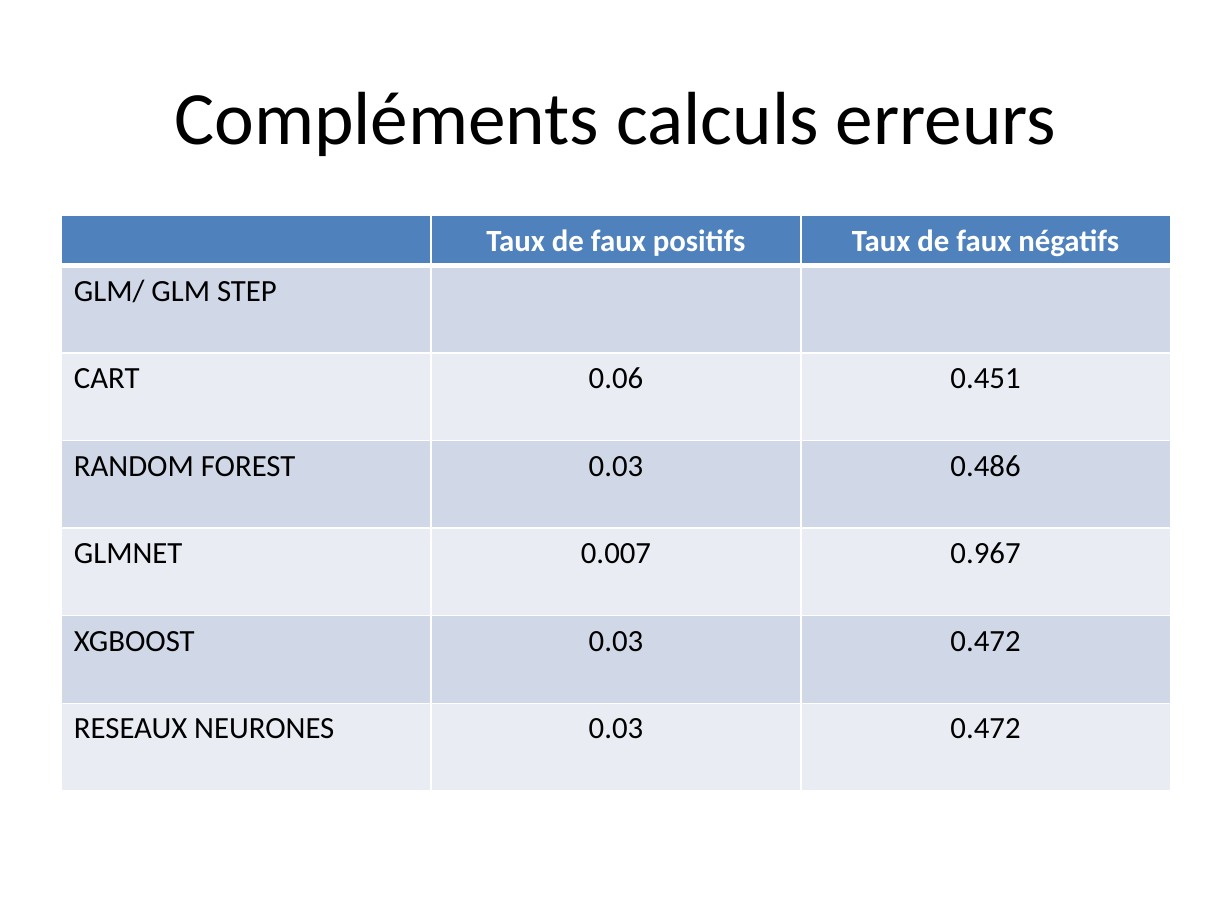
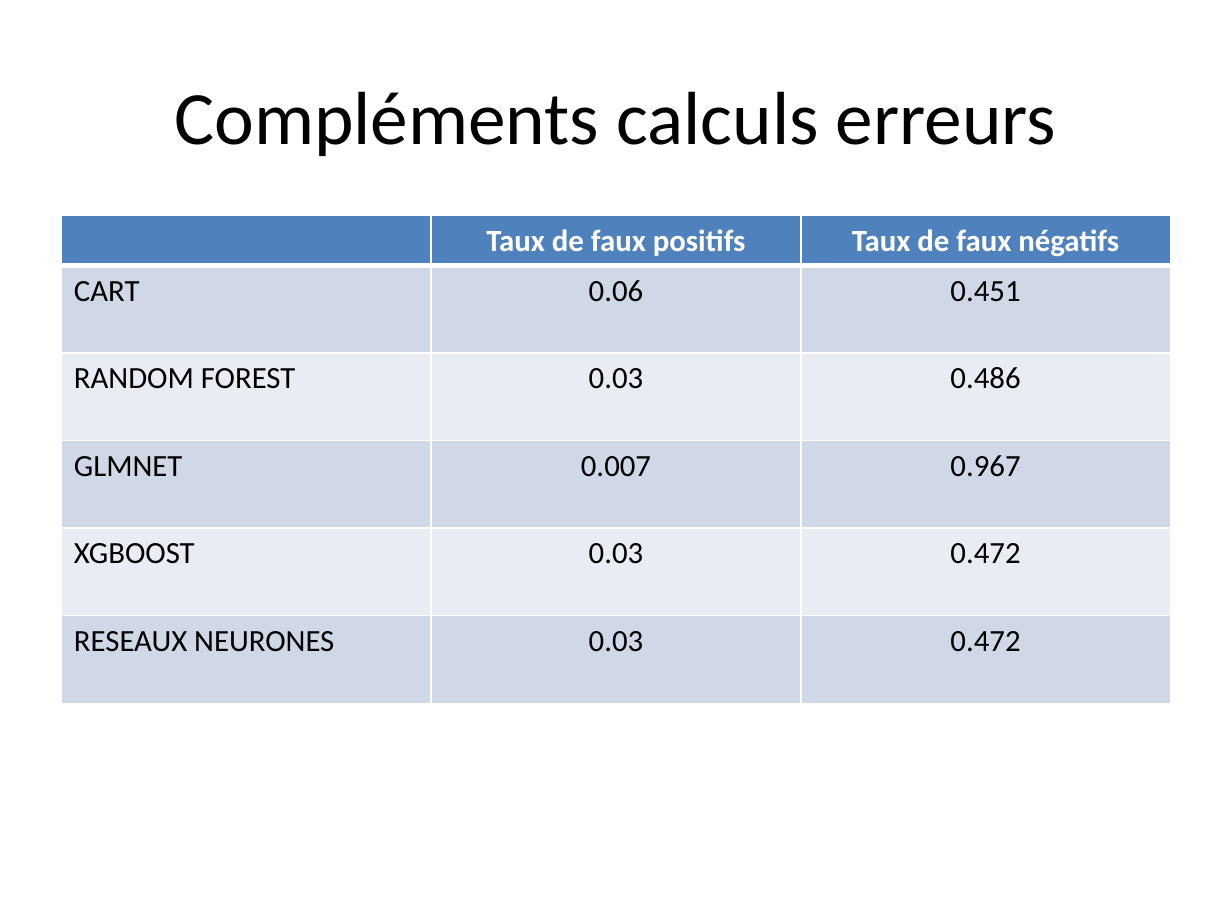
Before and after one commit to datasciences1/aact, a slide deck: slide 13 of presentation-projet.pptx. Drawn at 1232x924 pixels with LibreOffice and Linux fonts; fonts in the diff are those of the drawing; background and template pictures are left out. Boxes give left, top, right and bottom in pixels: in the first picture for what was removed or moved away, otherwise in the second. Text is boxed around its words. In the diff, an @@ line names an element or a change of style, - is before the commit and + after.

```diff
--- a/presentation-projet.pptx
+++ b/presentation-projet.pptx
@@ table at [62,216,1170,697] @@
-row 2: GLM/ GLM STEP |  | 
```
Also in this commit, not shown: 3 other slides changed.
